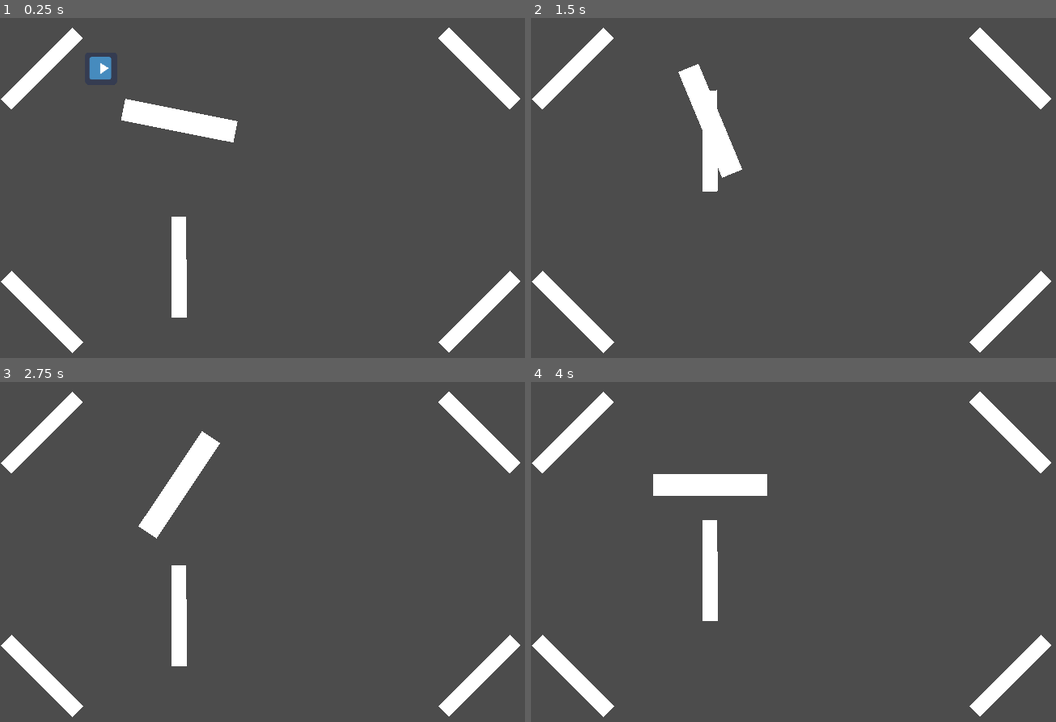
Above: before the commit, frames 1-4 (two rows, left to right).
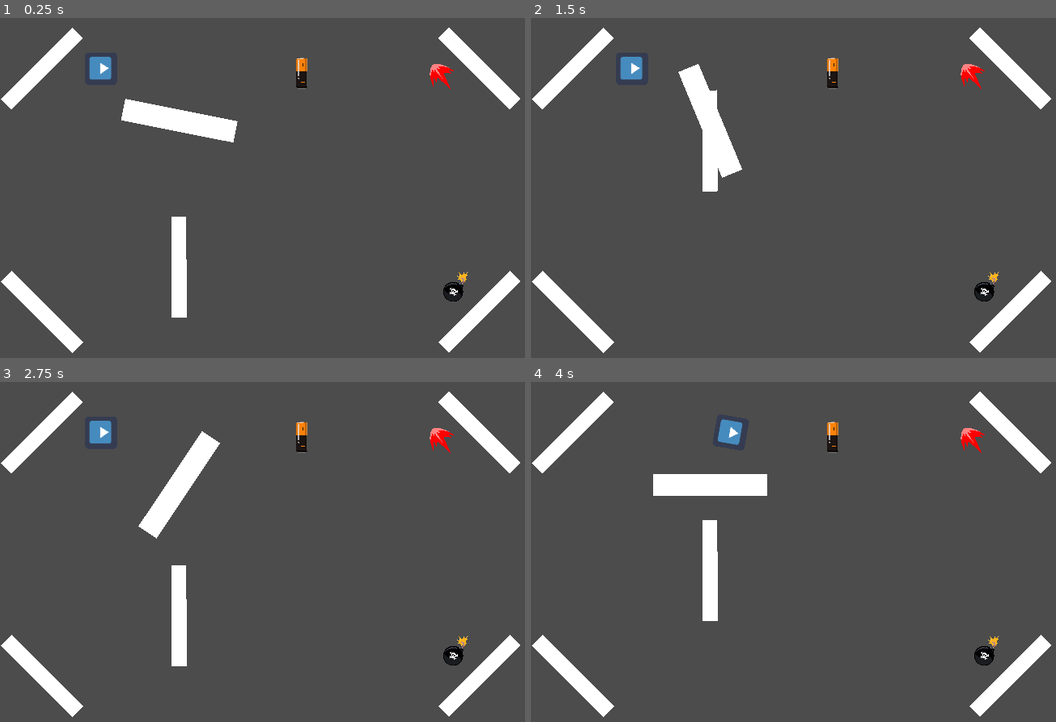
Above: after the commit, the same moments.

Repository: sangmin0212/A_Wind_Up_Toy_Roadrun
Game: Godot game, scene res://GameManager.tscn
Two runs of this game, one before a commit and one after it. Both use one fixed random seed, a clock stepped at 60 frames per second and the inputs below. The engine's default icon, where the game draws it, is replaced by a stand-in: a white triangle on a blue panel in a dark square.
Inputs:
- Up to frame 1 (0.25 s): no input
- Up to frame 2 (1.5 s): hold Up (ui_up) 0.53-1.28 s; hold Down (ui_down) from 1.28 s (still down)
- Up to frame 3 (2.75 s): release Down (ui_down) at 2.03 s; hold Up (ui_up) from 2.03 s (still down)
- Up to frame 4 (4 s): release Up (ui_up) at 3.53 s; hold Down (ui_down) from 3.53 s (still down)

The runs differ from the first frame. In frame 1, 0.6% of the frame differs, in the area x 56-90%, y 11-84%; in frame 2, 0.8%, in the area x 16-90%, y 11-84%; in frame 3, 0.8%; in frame 4, 0.8%.

Commit message:
Add Item
1. Player gets bomb -> not died
2. Player speed = 0 -> animation not stop

Diff:
--- a/GameManager.tscn
+++ b/GameManager.tscn
@@ -6,6 +6,12 @@
 [ext_resource path="res://MonsterManager.gd" type="Script" id=4]
 [ext_resource path="res://Wall/Wall_Rotating.tscn" type="PackedScene" id=5]
 [ext_resource path="res://Wall/Wall_Moving.tscn" type="PackedScene" id=6]
+[ext_resource path="res://Item/Battery.tscn" type="PackedScene" id=7]
+[ext_resource path="res://Item/Booster.tscn" type="PackedScene" id=8]
+[ext_resource path="res://Item/Bomb.tscn" type="PackedScene" id=9]
+[ext_resource path="res://Item/Battery.gd" type="Script" id=10]
+[ext_resource path="res://Item/Booster.gd" type="Script" id=11]
+[ext_resource path="res://Item/Bomb.gd" type="Script" id=12]
 
 [node name="RoadRun_Stage1" type="Node2D"]
 
@@ -60,4 +66,23 @@
 [node name="Wall_Moving" parent="Wall" instance=ExtResource( 6 )]
 position = Vector2( 354.617, 494.475 )
 
+[node name="Item" type="Node2D" parent="."]
+
+[node name="Battery" parent="Item" instance=ExtResource( 7 )]
+position = Vector2( 596, 110 )
+script = ExtResource( 10 )
+
+[node name="Bomb" parent="Item" instance=ExtResource( 9 )]
+position = Vector2( 896, 546 )
+script = ExtResource( 12 )
+
+[node name="Booster" parent="Item" instance=ExtResource( 8 )]
+position = Vector2( 870, 114 )
+script = ExtResource( 11 )
+
 [connection signal="spawn_monster" from="GameManager" to="GameManager/MonsterManager" method="_on_GameManager_spawn_monster"]
+[connection signal="body_entered" from="Item/Battery" to="GameManager/Player" method="_on_Battery_body_entered"]
+[connection signal="body_entered" from="Item/Battery" to="Item/Battery" method="_on_Battery_body_entered"]
+[connection signal="body_entered" from="Item/Bomb" to="Item/Bomb" method="_on_Bomb_body_entered"]
+[connection signal="body_entered" from="Item/Booster" to="GameManager/Player" method="_on_Booster_body_entered"]
+[connection signal="body_entered" from="Item/Booster" to="Item/Booster" method="_on_Booster_body_entered"]
--- /dev/null
+++ b/Item/Battery.gd
@@ -0,0 +1,10 @@
+extends Area2D
+
+class_name Battery
+
+# 플레이어가 배터리와 닿으면
+func _on_Battery_body_entered(body):
+	# body not Monster
+	if body is PlayerManager:
+	# reomve the object from the memory
+		queue_free()
--- /dev/null
+++ b/Item/Battery.tscn
@@ -0,0 +1,16 @@
+[gd_scene load_steps=2 format=2]
+
+[ext_resource path="res://Item/battery.png" type="Texture" id=1]
+
+[node name="Battery" type="Area2D"]
+collision_layer = 8
+
+[node name="CollisionPolygon2D" type="CollisionPolygon2D" parent="."]
+position = Vector2( 0.387242, -0.774485 )
+scale = Vector2( 0.225515, 0.225516 )
+polygon = PoolVector2Array( -18, -141, 18, -141, 48, -128, 49, 125, 32, 139, -32, 139, -48, 124, -47, -129 )
+
+[node name="Sprite" type="Sprite" parent="."]
+position = Vector2( 1, -1 )
+scale = Vector2( 0.0185, 0.0185 )
+texture = ExtResource( 1 )
--- /dev/null
+++ b/Item/Bomb.gd
@@ -0,0 +1,16 @@
+extends Area2D
+
+class_name Bomb
+
+# 플레이어가 폭탄과 닿으면
+func _on_Bomb_body_entered(body):
+	# body not Monster
+	if body is PlayerManager:
+	# reomve the object from the memory
+		queue_free()
+
+
+
+		# 게임 오버
+		get_tree().paused = true
+		print("player picked a bomb!")
--- /dev/null
+++ b/Item/Bomb.tscn
@@ -0,0 +1,18 @@
+[gd_scene load_steps=3 format=2]
+
+[ext_resource path="res://Item/bomb.png" type="Texture" id=1]
+
+[sub_resource type="CircleShape2D" id=1]
+radius = 19.6977
+
+[node name="Bomb" type="Area2D"]
+collision_layer = 8
+
+[node name="CollisionShape2D" type="CollisionShape2D" parent="."]
+position = Vector2( 0, -3 )
+shape = SubResource( 1 )
+
+[node name="Sprite" type="Sprite" parent="."]
+position = Vector2( 6, -14 )
+scale = Vector2( 0.0351563, 0.0351563 )
+texture = ExtResource( 1 )
--- /dev/null
+++ b/Item/Booster.gd
@@ -0,0 +1,10 @@
+extends Area2D
+
+class_name Booster
+
+# 플레이어가 부스터와 닿으면
+func _on_Booster_body_entered(body):
+	# body not Monster
+	if body is PlayerManager:
+	# reomve the object from the memory
+		queue_free()
--- /dev/null
+++ b/Item/Booster.tscn
@@ -0,0 +1,16 @@
+[gd_scene load_steps=2 format=2]
+
+[ext_resource path="res://Item/booster.png" type="Texture" id=1]
+
+[node name="Booster" type="Area2D"]
+collision_layer = 8
+
+[node name="CollisionPolygon2D" type="CollisionPolygon2D" parent="."]
+position = Vector2( 0, -2 )
+scale = Vector2( 0.276923, 0.276923 )
+polygon = PoolVector2Array( -37, -78, -53, -71, -63, -59, -71, -10, -46, 84, 71, 94, 102, -25, 21, -71 )
+
+[node name="Sprite" type="Sprite" parent="."]
+position = Vector2( 1, -1 )
+scale = Vector2( 0.033, 0.033 )
+texture = ExtResource( 1 )
--- a/Player/PlayerManager.gd
+++ b/Player/PlayerManager.gd
@@ -8,6 +8,8 @@
 # Move and Rotate
 var velocity = Vector2(1,0)
 var speed = 0
+var speedInitial = 200
+var speedMax = 400
 var reflect_angle = 0
 var isturn = false
 var collisionTimer
@@ -17,6 +19,7 @@
 var is_battery_work = true
 var batteryTimer
 var boosterTimer
+var isBooster = false
 
 onready var _animation_player = $AnimationPlayer
 var state = "Stop"
@@ -75,6 +78,22 @@
 		velocity = velocity.bounce(collision.normal)
 		move_and_collide(reflect)
 
+
+	# 1205 효연 추가
+	speed -= 10 * delta
+
+	if speed <= 0:
+		print("Player died!!!")
+		get_tree().paused = true
+
+	if isBooster and speed > 200:
+		speed -= 50 * delta
+		if speed <= speedInitial:
+			speed = speedInitial
+			isBooster = false
+
+
+
 # Item
 func _battery():
 	# 추가 : baatery sound
@@ -95,7 +114,8 @@
 	state = "Idle"
 
 # Item timer
-func battery_cooltime():
+# cooltime이랑 지속시간이랑 헷갈린 거 같아서 함수 이름 수정했어.
+func battery_time():
 	while speed > 0:
 		yield(get_tree().create_timer(0.2),"timeout")
 		speed -= 10
@@ -103,12 +123,13 @@
 			speed = 0
 			state = "Stop"
 
-func booster_cooltime():
+func booster_time():
 	while speed > 200:
 		yield(get_tree().create_timer(0.2),"timeout")
 		speed -= 20
 		if speed <= 200:
 			speed = 200
+
 
 func collision_cooltime():
 	canCollision = true
@@ -128,9 +149,29 @@
 	timer.connect("timeout", self, item_func)
 	return timer
 
-#임시 치트키
-func _input(event):
-	if Input.is_action_pressed("ui_up"):
-			_battery()
-	if Input.is_action_pressed("ui_down"):
-			_booster()
+##임시 치트키
+#func _input(event):
+#	if Input.is_action_pressed("ui_up"):
+#			_battery()
+#	if Input.is_action_pressed("ui_down"):
+#			_booster()
+
+
+# 1205 효연 추가
+func take_speed(amount):
+	speed += amount
+	if speed > speedMax:
+		speed = speedMax
+	print("player picked a battery! Current speed is: ", speed)
+
+
+func _on_Battery_body_entered(body):
+	take_speed(60)
+
+
+func _on_Booster_body_entered(body):
+	isBooster = true
+
+	speed = 400
+	print("current speed: ", speed)
+	print("player picked a booster!")
--- a/project.godot
+++ b/project.godot
@@ -9,6 +9,21 @@
 config_version=4
 
 _global_script_classes=[ {
+"base": "Area2D",
+"class": "Battery",
+"language": "GDScript",
+"path": "res://Item/Battery.gd"
+}, {
+"base": "Area2D",
+"class": "Bomb",
+"language": "GDScript",
+"path": "res://Item/Bomb.gd"
+}, {
+"base": "Area2D",
+"class": "Booster",
+"language": "GDScript",
+"path": "res://Item/Booster.gd"
+}, {
 "base": "Node",
 "class": "GameManager",
 "language": "GDScript",
@@ -25,6 +40,9 @@
 "path": "res://Player/PlayerManager.gd"
 } ]
 _global_script_class_icons={
+"Battery": "",
+"Bomb": "",
+"Booster": "",
 "GameManager": "",
 "Monster": "",
 "PlayerManager": ""
Not shown: 1 places in GameManager.tscn that only renumber resources
Binary file added: Item/battery.png
Not shown, added: Item/battery.png.import
Binary file added: Item/bomb.png
Not shown, added: Item/bomb.png.import
Binary file added: Item/booster.png
Not shown, added: Item/booster.png.import
